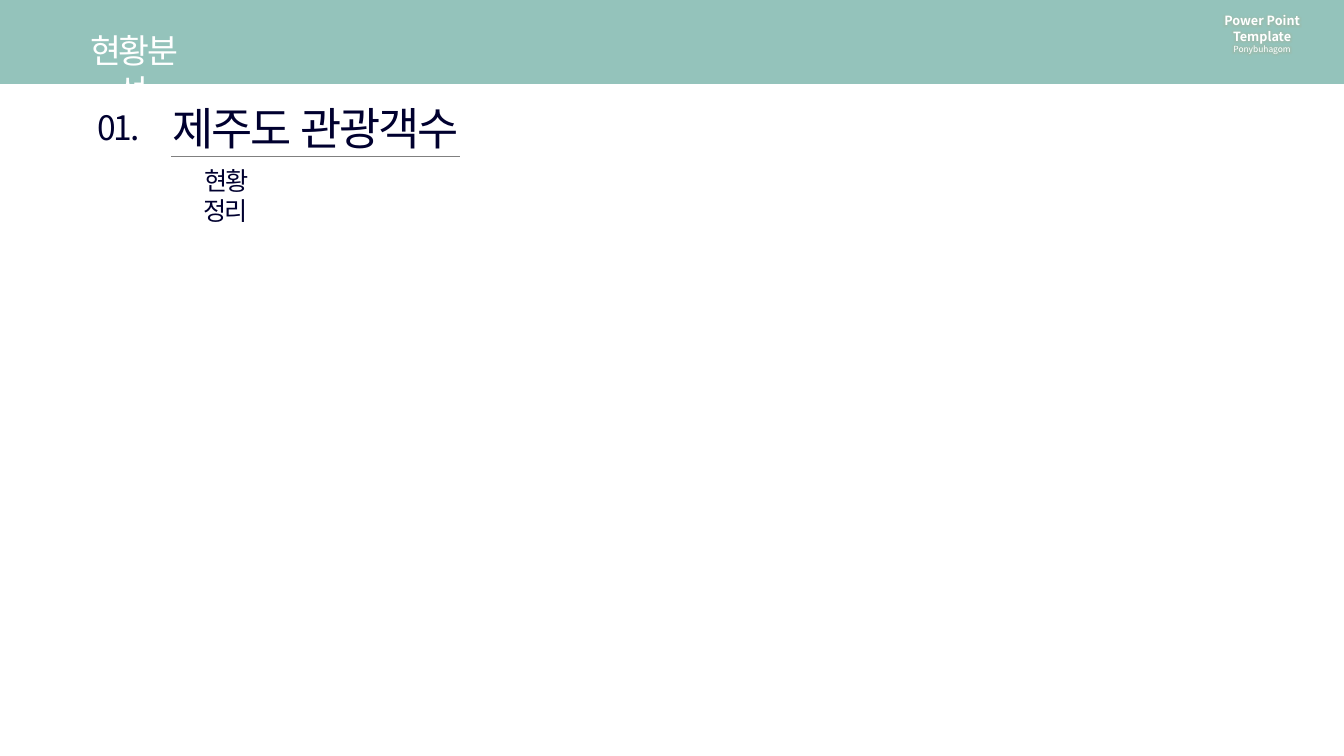
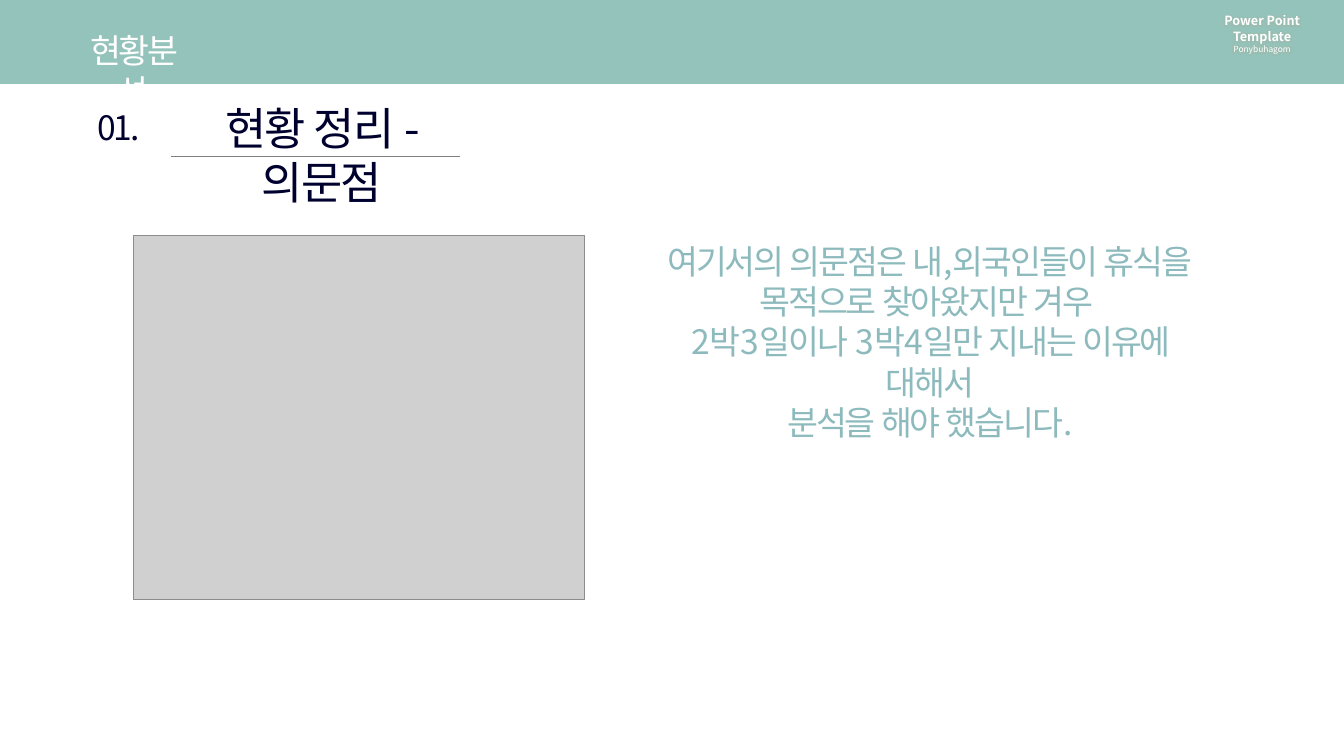
Before and after one commit to so-jeong0127/6-project, a slide deck: slide 8 of 6조 최종 PPT.pptx. Drawn at 1344x756 pixels with LibreOffice and Linux fonts; fonts in the diff are those of the drawing; grey boxes stand for pictures. Boxes give left, top, right and bottom in pixels: in the first picture for what was removed or moved away, otherwise in the second. Text is boxed around its words. In the diff, an @@ line names an element or a change of style, - is before the commit and + after.

```diff
--- a/6조 최종 PPT.pptx
+++ b/6조 최종 PPT.pptx
@@ text at [225, 107, 394, 203]: text changed @@
-제주도 관광객수
+현황 정리 - 의문점
@@ text removed at [204, 169, 249, 222] @@
-현황 정리
@@ picture added at [133, 235, 585, 599] @@
@@ text added at [667, 246, 1193, 438], 24 pt, text #8DBABD @@
+여기서의 의문점은 내,외국인들이 휴식을
+목적으로 찾아왔지만 겨우
+2박3일이나 3박4일만 지내는 이유에 대해서
+분석을 해야 했습니다.
```
Also in this commit, not shown: 6 other slides changed, 2 slides added, 2 other files.
